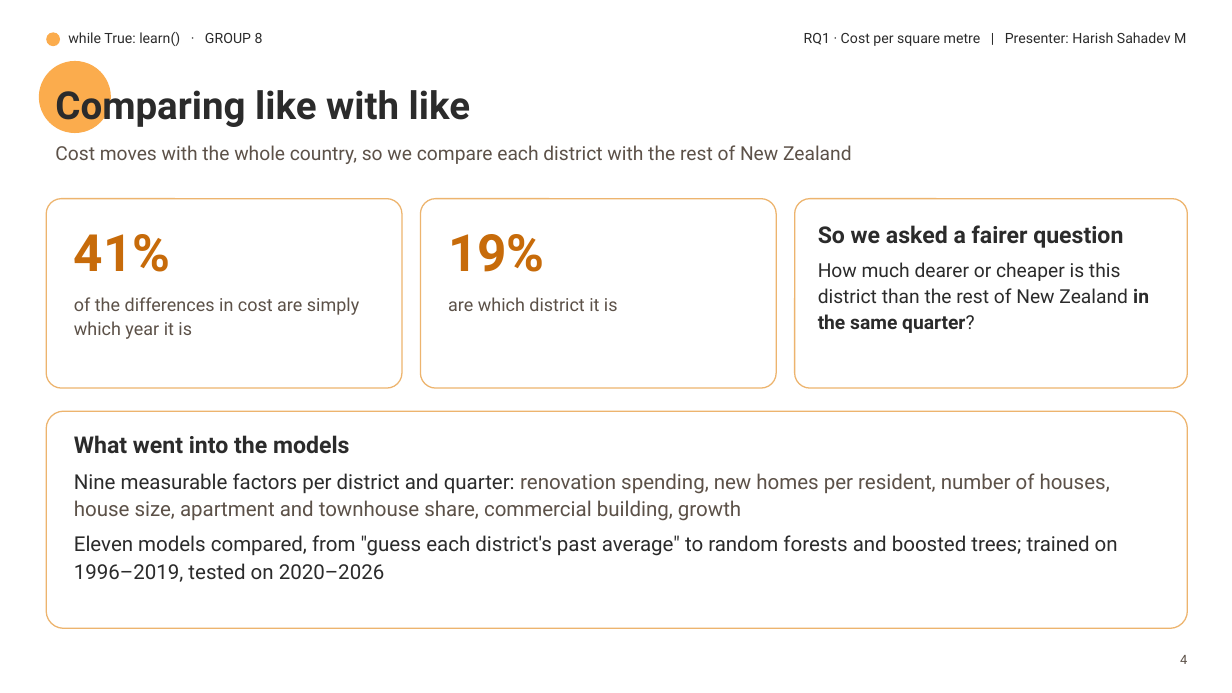
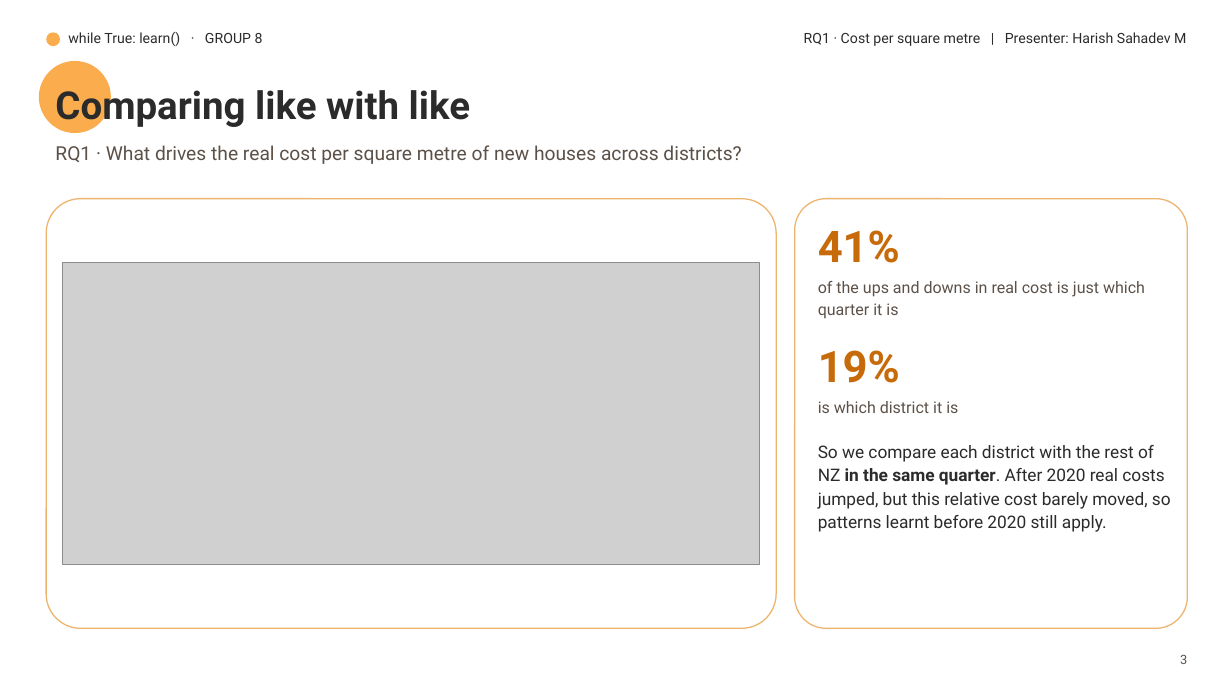
Before and after one commit to harishsahadev/while-True-Learn, a slide deck: slide 4 of building-consents/communication/slides/slides.pptx (slide 5 before the commit). Drawn at 1232x693 pixels with LibreOffice and Linux fonts; fonts in the diff are those of the drawing; grey boxes stand for pictures; background and template pictures are left out. Boxes give left, top, right and bottom in pixels: in the first picture for what was removed or moved away, otherwise in the second. Text is boxed around its words. In the diff, an @@ line names an element or a change of style, - is before the commit and + after.

```diff
--- a/building-consents/communication/slides/slides.pptx
+++ b/building-consents/communication/slides/slides.pptx
@@ text at <box>55,145,741,164</box>: text changed @@
-Cost moves with the whole country, so we compare each district with the rest of New Zealand
+RQ1 · What drives the real cost per square metre of new houses across districts?
@@ rounded rectangle: place and size @@
-rounded rectangle at <box>46,199,402,388</box>
+rounded rectangle at <box>46,199,776,628</box>
@@ rounded rectangle removed at <box>421,199,776,388</box> @@
@@ rounded rectangle: place and size @@
-rounded rectangle at <box>795,199,1188,388</box>
+rounded rectangle at <box>795,199,1188,628</box>
@@ text "41%": place and size @@
-text "41%" at <box>74,234,171,272</box>
+text "41%" at <box>818,230,900,263</box>
@@ text "41%" at <box>818,230,900,263</box>: size 40 to 34 pt @@
@@ picture added at <box>63,262,760,565</box> @@
@@ text removed at <box>74,297,359,339</box> @@
-of the differences in cost are simply which year it is
@@ text added at <box>818,281,1145,318</box>, 12.5 pt, text #5C5148 @@
+of the ups and downs in real cost is just which quarter it is
@@ text "19%" at <box>818,350,900,383</box>: size 40 to 34 pt @@
@@ text "19%": place and size @@
-text "19%" at <box>448,234,545,272</box>
+text "19%" at <box>818,350,900,383</box>
@@ rounded rectangle removed at <box>46,411,1188,628</box> @@
@@ text at <box>818,401,958,413</box>: text changed; size 14 to 12.5 pt @@
-are which district it is
+is which district it is
@@ text removed at <box>74,435,1118,582</box> @@
-What went into the models
-Nine measurable factors per district and quarter: renovation spending, new homes per resident, number of houses, house size, apartment and townhouse share, commercial building, growth
-Eleven models compared, from "guess each district's past average" to random forests and boosted trees; trained on 1996–2019, tested on 2020–2026
@@ text at <box>818,445,1171,532</box>: text changed; size 15 to 13.5 pt @@
-So we asked a fairer question
-How much dearer or cheaper is this district than the rest of New Zealand in the same quarter?
+So we compare each district with the rest of NZ in the same quarter. After 2020 real costs jumped, but this relative cost barely moved, so patterns learnt before 2020 still apply.
@@ text at <box>1180,654,1187,664</box>: text changed @@
-4
+3
```
Also in this commit, not shown: 8 other slides changed, 4 slides added, 3 slides removed, 28 other files.
